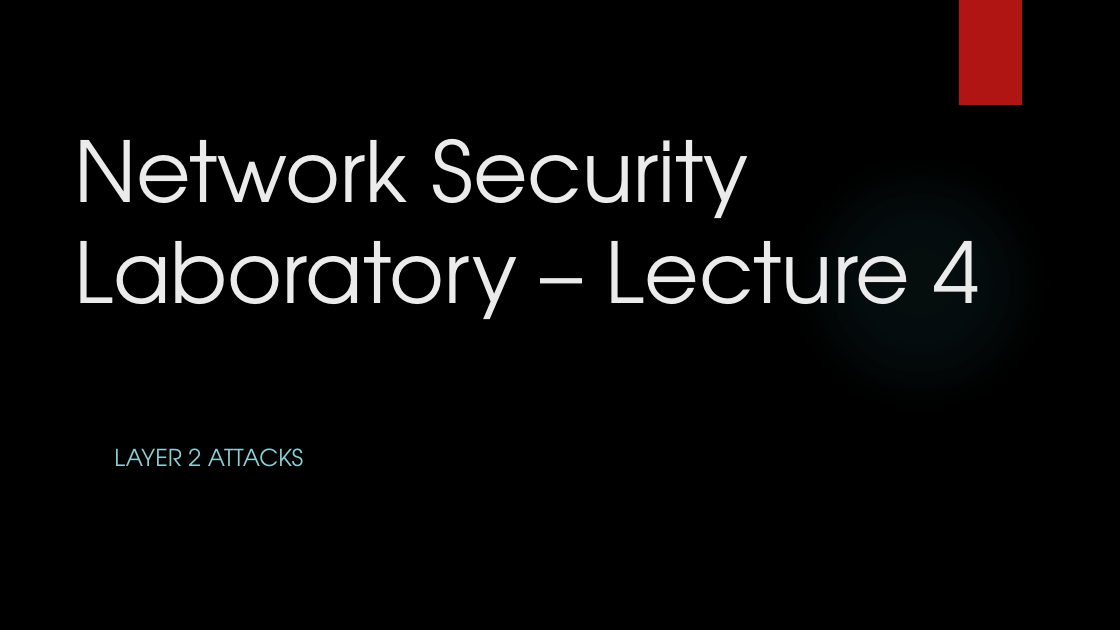
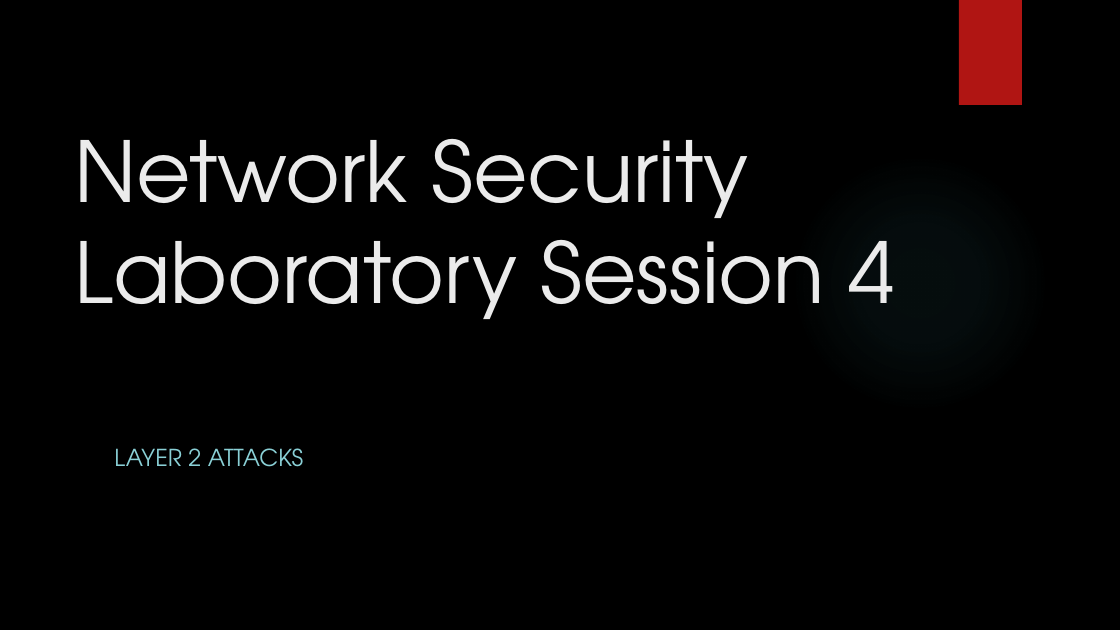
Before and after one commit to DeMaCS-UNICAL/NetworkSecurity, a slide deck: slide 1 of esercitazioni/Laboratory_22-23/Session_4/Lab_04_Slides.pptx. Drawn at 1120x630 pixels with LibreOffice and Linux fonts; fonts in the diff are those of the drawing; background and template pictures are left out. Boxes give left, top, right and bottom in pixels: in the first picture for what was removed or moved away, otherwise in the second. Text is boxed around its words. In the diff, an @@ line names an element or a change of style, - is before the commit and + after.

```diff
--- a/esercitazioni/Laboratory_22-23/Session_4/Lab_04_Slides.pptx
+++ b/esercitazioni/Laboratory_22-23/Session_4/Lab_04_Slides.pptx
@@ text at (74,139,895,319): text changed @@
-Network Security
-Laboratory – Lecture 4
+Network Security
+Laboratory Session 4
```
Also in this commit, not shown: 7 other files.
